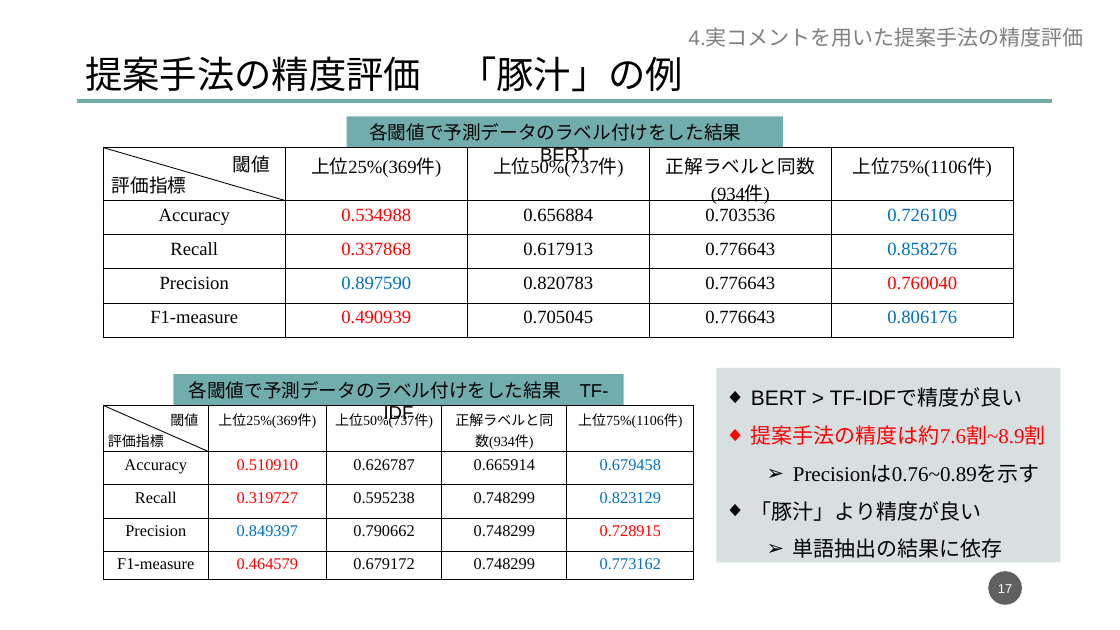
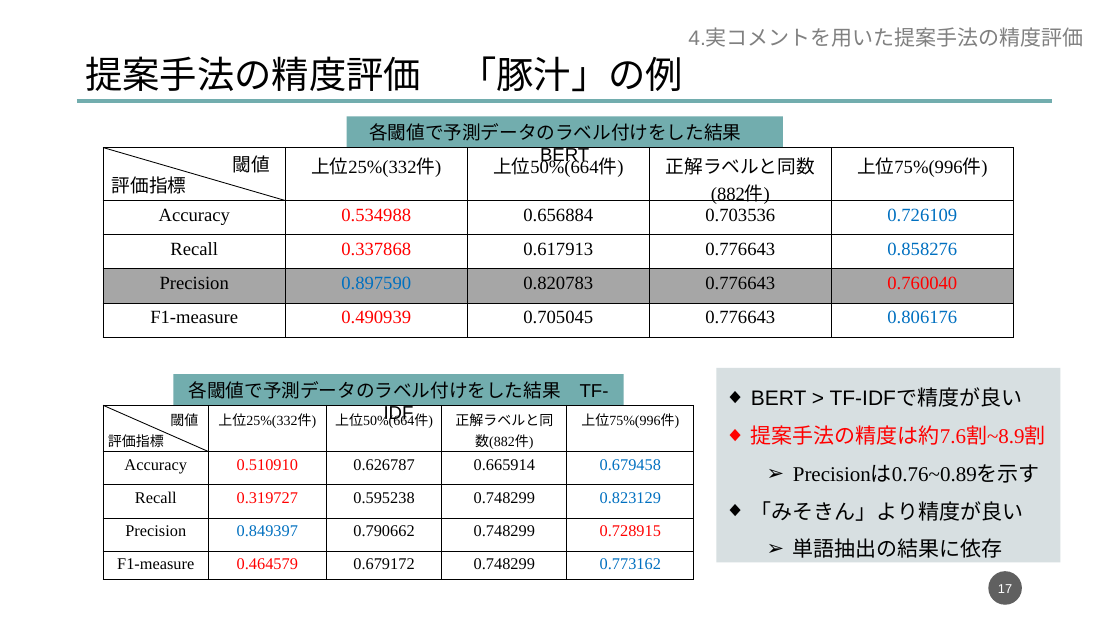
Before and after one commit to dora937nishikori/investigation, a slide deck: slide 17 of 修論/修論発表資料.pptx. Drawn at 1120x630 pixels with LibreOffice and Linux fonts; fonts in the diff are those of the drawing. Boxes give left, top, right and bottom in pixels: in the first picture for what was removed or moved away, otherwise in the second. Text is boxed around its words. In the diff, an @@ line names an element or a change of style, - is before the commit and + after.

```diff
--- a/修論/修論発表資料.pptx
+++ b/修論/修論発表資料.pptx
@@ table at [103, 148, 1015, 338] @@
-row 1:  | 上位25%(369件) | 上位50%(737件) | 正解ラベルと同数(934件) | 上位75%(1106件)
+row 1:  | 上位25%(332件) | 上位50%(664件) | 正解ラベルと同数(882件) | 上位75%(996件)
@@ fill none to #A6A6A6 in row 4 @@
@@ table at [103, 406, 694, 580] @@
-row 1:  | 上位25%(369件) | 上位50%(737件) | 正解ラベルと同数(934件) | 上位75%(1106件)
+row 1:  | 上位25%(332件) | 上位50%(664件) | 正解ラベルと同数(882件) | 上位75%(996件)
@@ text in rectangle at [751, 501, 1024, 521]: text changed @@
-◆ 「豚汁」より精度が良い
+◆ 「みそきん」より精度が良い
```
Also in this commit, not shown: 8 other slides changed.
